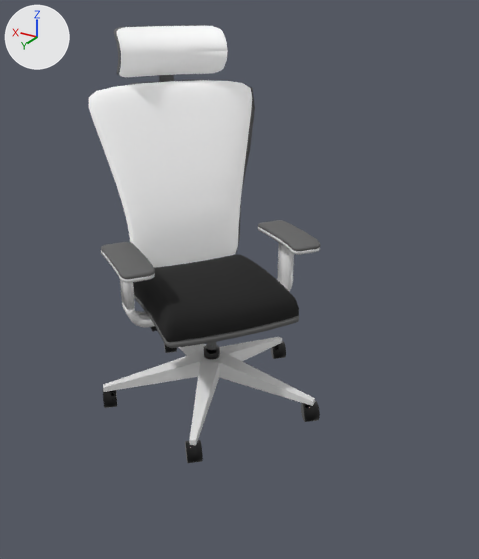
An edit to the glTF model public/chair3.glb, drawn before and after from the same camera.
Rendered twice from a 50 mm lens placed at (-1.502, 1.974, 1.312), pointed at (-0.415, 0.163, 0.406). The lights are fixed; the arrows at upper left show +X, +Y and +Z.

Before the edit, the objects in view are built like this:
```python
mat_black_plastic = principled_material('black plastic')
mat_black_plastic.base_color = (0.0, 0.0, 0.0)  # black #000000
mat_black_plastic.roughness = 0.0
mat_gray_fabirc_mesh = principled_material('gray fabirc mesh')
mat_gray_fabirc_mesh.base_color = (0.142, 0.142, 0.142)  # dark grey #696969
mat_gray_fabirc_mesh.roughness = 1.0
mat_white_plastic = principled_material('white plastic')
mat_white_plastic.base_color = (0.8, 0.8, 0.8)  # white #e7e7e7
mat_white_plastic.roughness = 0.293
me_cylinder_015 = bpy.data.meshes.new('Cylinder.015')
me_cylinder_015.from_pydata(...)  # 510 vertices, 894 faces; spans x -0.408..0.359, y -0.401..0.379, z -0.219..0.078
# faces by material slot: [94, 56, 744]
me_cylinder_015.materials.append(mat_gray_fabirc_mesh)  # dark grey #696969
me_cylinder_015.materials.append(mat_white_plastic)  # white #e7e7e7
me_cylinder_015.materials.append(mat_black_plastic)  # black #000000
me_cylinder_162 = bpy.data.meshes.new('Cylinder.162')
me_cylinder_162.from_pydata(...)  # 1753 vertices, 3184 faces; spans x -0.309..0.427, y -0.436..0.347, z 0.076..1.016
# faces by material slot: [768, 480, 604, 728, 604]
me_cylinder_162.materials.append(mat_gray_fabirc_mesh)  # dark grey #696969
me_cylinder_162.materials.append(mat_white_plastic)  # white #e7e7e7
me_cylinder_162.materials.append(mat_black_plastic)  # black #000000
me_cylinder_162.materials.append(mat_gray_pjlastic)  # white #ffffff
me_cylinder_162.materials.append(mat_black_base)  # black #191919
ob_chair_bottom = bpy.data.objects.new('chair bottom', me_cylinder_015)
ob_chair_bottom.location = (-0.362, 0.265, 0.197)
ob_chair_top_152 = bpy.data.objects.new('chair Top.152', me_cylinder_162)
ob_chair_top_152.location = (-0.362, 0.265, 0.197)
```
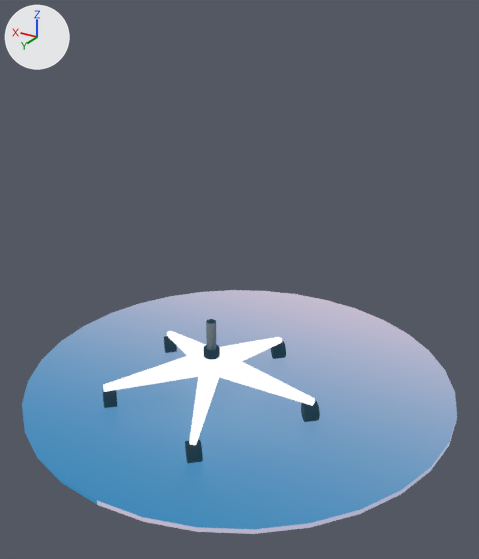
Where the newer file only moved an object's origin or applied its transform, the numbers keep the older frame.

Where the change shows, as pixel boxes [x1, y1, x2, y2] in the pictures (479 x 559 px):
'Cylinder.051', added: after [22, 290, 457, 534]
'chair Top.152', deleted: before [89, 25, 320, 348]
    faces in mat_gray_pjlastic (white #ffffff): [89, 26, 252, 268]
    faces in mat_black_base (black #191919): [133, 254, 299, 342]
    faces in mat_gray_fabirc_mesh (dark grey #696969): [101, 25, 320, 348]
    faces in mat_white_plastic (white #e7e7e7): [101, 227, 320, 327]
'chair bottom', surface changed (grey to white): [103, 319, 320, 463] in both

What changed in the scene script:
```text
Add img_swatches:
    img_swatches = load_image('swatches', '_unpacked/swatches', 2048, 1118, 'sRGB')
Change mat_gray_fabirc_mesh:
    where n0 = _N.new('ShaderNodeBsdfPrincipled'); n0.name = 'Principled BSDF'
    add n0.inputs[28].default_value = 1.0  # 'Emission Strength'
    add n2 = _N.new('ShaderNodeTexImage'); n2.name = 'Image Texture'
    add n2.image = img_swatches
    add _L.new(n2.outputs[0], n0.inputs[27])  # 'Color' to 'Emission Color'
Change mat_white_plastic:
    where n0 = _N.new('ShaderNodeBsdfPrincipled'); n0.name = 'Principled BSDF'
    remove n0.inputs[2].default_value = 0.293  # 'Roughness'
    add n0.inputs[0].default_value = (0.0, 0.0, 0.0, 1.0)  # 'Base Color', black #000000
    add n0.inputs[28].default_value = 1.0  # 'Emission Strength'
    add n2 = _N.new('ShaderNodeTexImage'); n2.name = 'Image Texture'
    add n2.image = img_swatches
    add _L.new(n2.outputs[0], n0.inputs[27])  # 'Color' to 'Emission Color'
Change mat_black_plastic:
    where n0 = _N.new('ShaderNodeBsdfPrincipled'); n0.name = 'Principled BSDF'
    n0.inputs[2].default_value: 0.0 -> 1.0  # 'Roughness'
    add n0.inputs[28].default_value = 1.0  # 'Emission Strength'
    add n2 = _N.new('ShaderNodeTexImage'); n2.name = 'Image Texture'
    add n2.image = img_swatches
    add _L.new(n2.outputs[0], n0.inputs[27])  # 'Color' to 'Emission Color'
Add mat_rug:
    mat_rug = bpy.data.materials.new('rug')
    mat_rug.use_nodes = True; mat_rug.node_tree.nodes.clear()
    _N = mat_rug.node_tree.nodes; _L = mat_rug.node_tree.links
    n0 = _N.new('ShaderNodeBsdfPrincipled'); n0.name = 'Principled BSDF'
    n0.inputs[0].default_value = (0.0, 0.0, 0.0, 1.0)  # 'Base Color', black #000000
    n0.inputs[28].default_value = 1.0  # 'Emission Strength'
    n1 = _N.new('ShaderNodeOutputMaterial'); n1.name = 'Material Output'
    n2 = _N.new('ShaderNodeTexImage'); n2.name = 'Image Texture'
    n2.image = img_swatches
    _L.new(n0.outputs[0], n1.inputs[0])  # 'BSDF' to 'Surface'
    _L.new(n2.outputs[0], n0.inputs[27])  # 'Color' to 'Emission Color'
Add me_cylinder_011:
    me_cylinder_011.from_pydata(...)  # a 32-sided cylinder along z spanning x -1.17..0.42, y -0.7..0.89, z -0.04..-0.02
    me_cylinder_011.materials.append(mat_rug)
Remove ob_chair_top_152:
    ob_chair_top_152 = bpy.data.objects.new('chair Top.152', me_cylinder_162)
    ob_chair_top_152.location = (-0.362, 0.265, 0.197)
Add ob_cylinder_051:
    ob_cylinder_051 = bpy.data.objects.new('Cylinder.051', me_cylinder_011)
    ob_cylinder_051.location = (0.0, 0.0, 0.0)
```
